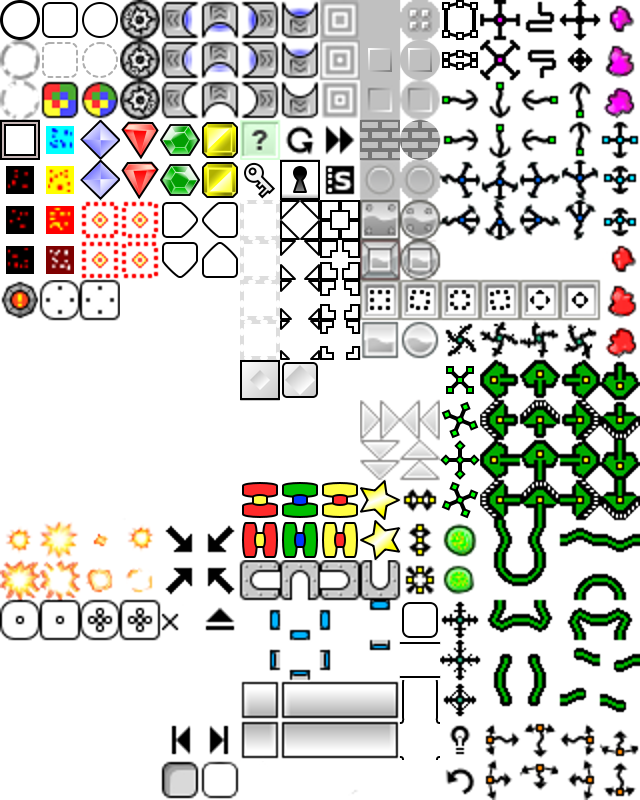
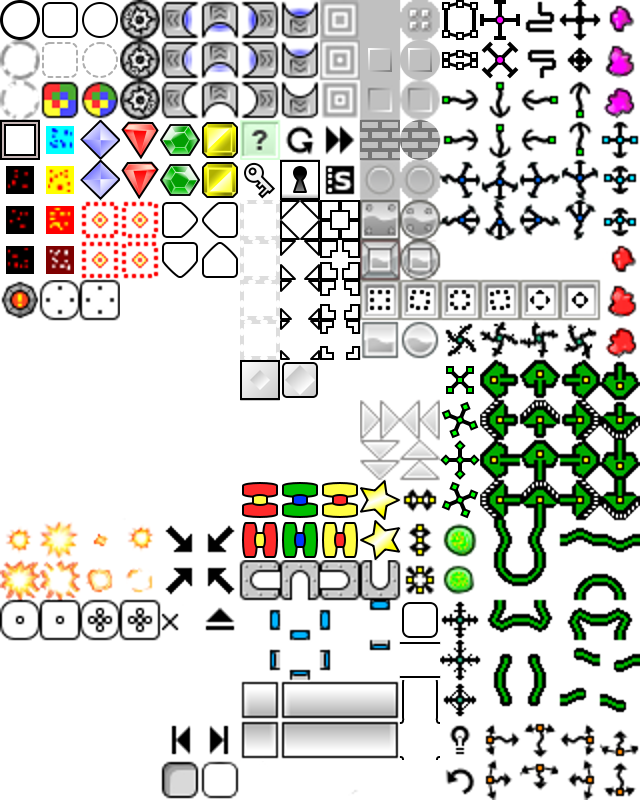
Layers edited between the first and the second 640 × 800 image:
painted on "Capa nueva#1" over (480, 0, 521, 81)
